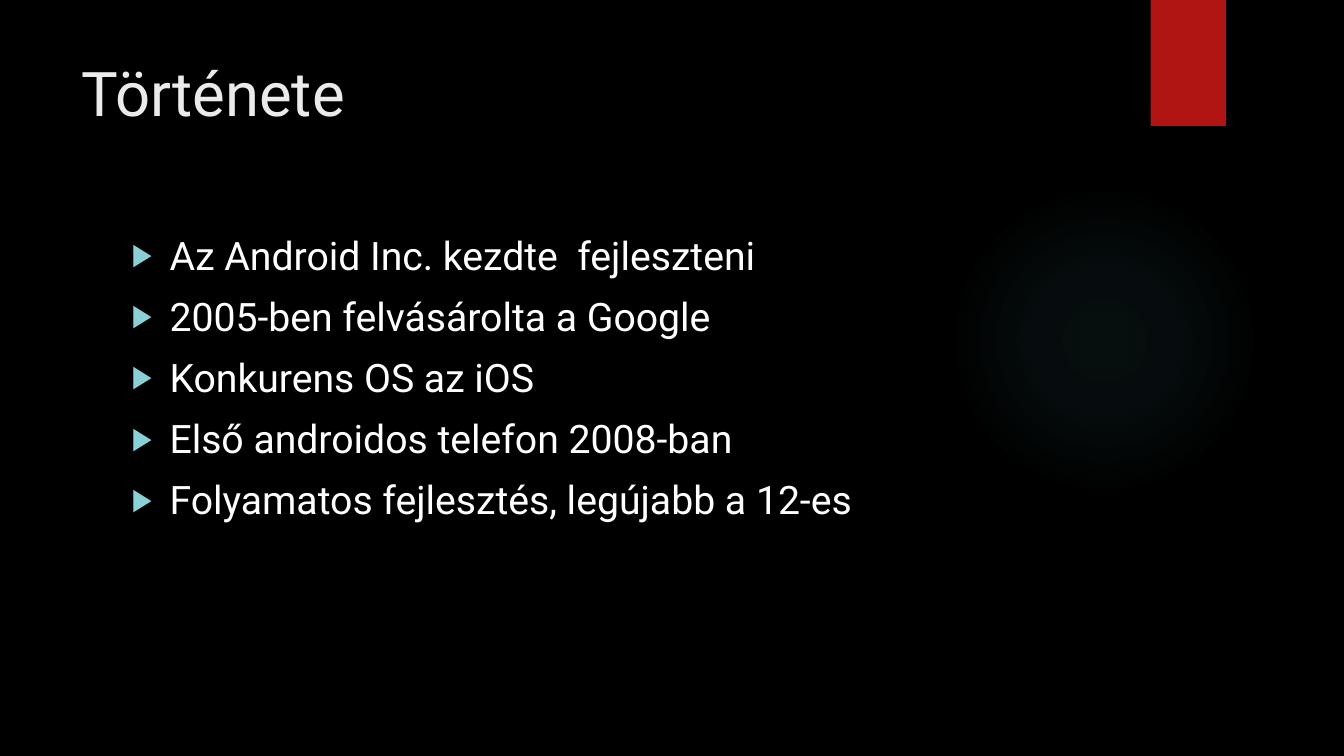
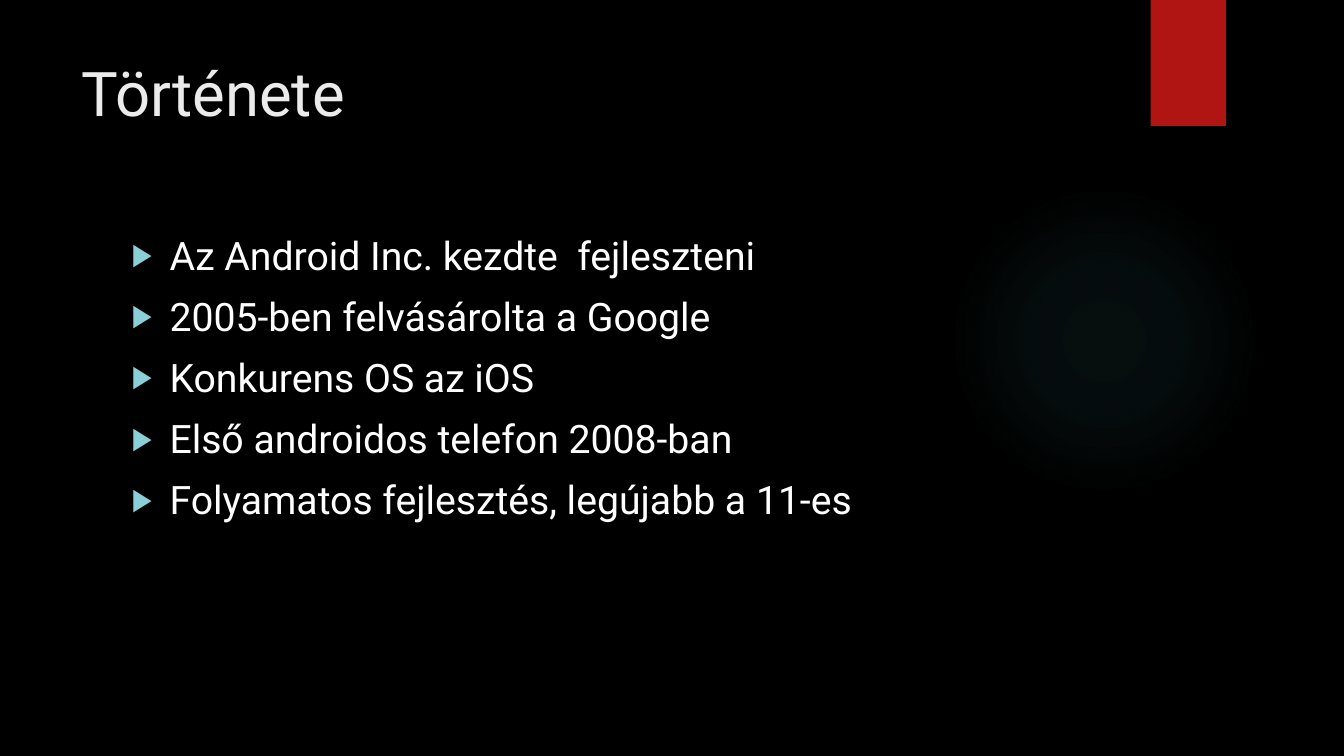
Before and after one commit to Csongoranevem/Csongor-rep-, a slide deck: slide 3 of Az Android.pptx. Drawn at 1344x756 pixels with LibreOffice and Linux fonts; fonts in the diff are those of the drawing; background and template pictures are left out. Boxes give left, top, right and bottom in pixels: in the first picture for what was removed or moved away, otherwise in the second. Text is boxed around its words. In the diff, an @@ line names an element or a change of style, - is before the commit and + after.

```diff
--- a/Az Android.pptx
+++ b/Az Android.pptx
@@ text at (x1=170, y1=484, x2=852, y2=523): text changed @@
-▶ Folyamatos fejlesztés, legújabb a 12-es
+▶ Folyamatos fejlesztés, legújabb a 11-es
```
Also in this commit, not shown: 1 other slide changed.
